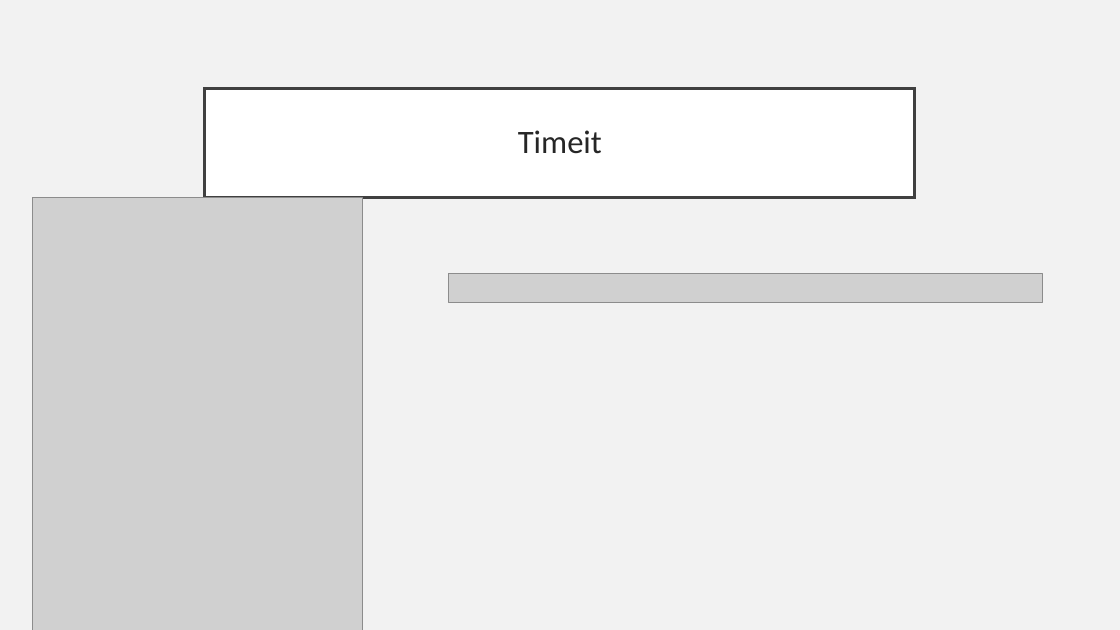
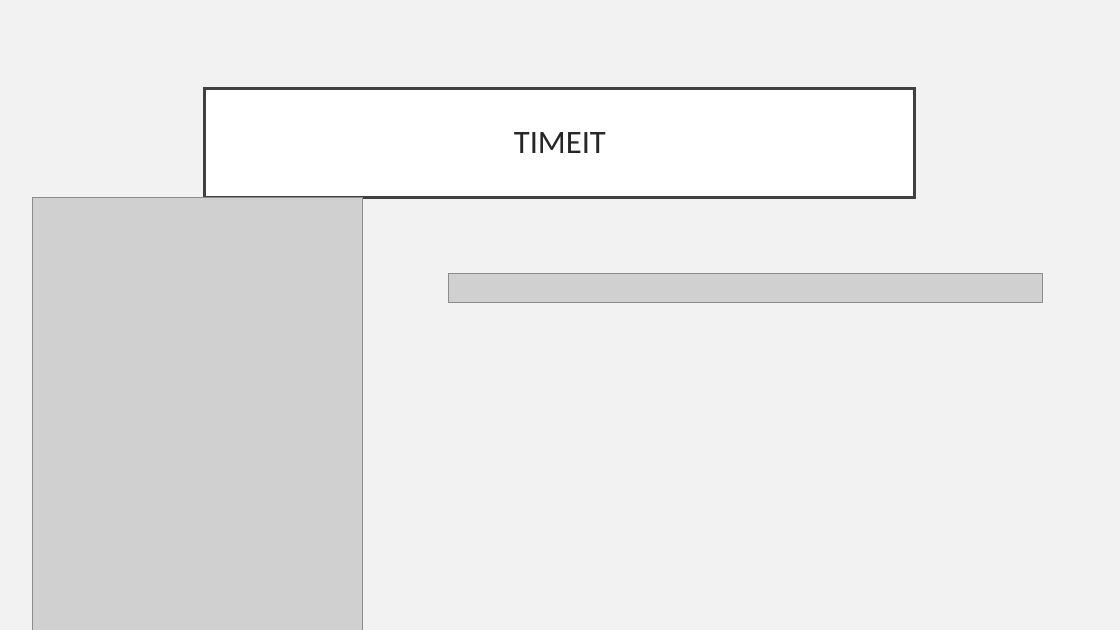
Before and after one commit to PoowadolRungtabnapa/Problem-Solving, a slide deck: slide 7 of Shell Sort.ppt. Drawn at 1120x630 pixels with LibreOffice and Linux fonts; fonts in the diff are those of the drawing; grey boxes stand for pictures. Boxes give left, top, right and bottom in pixels: in the first picture for what was removed or moved away, otherwise in the second. Text is boxed around its words. In the diff, an @@ line names an element or a change of style, - is before the commit and + after.

```diff
--- a/Shell Sort.ppt
+++ b/Shell Sort.ppt
@@ title at (514,132,606,153): text changed @@
-Timeit
+TIMEIT
```
Also in this commit, not shown: 6 other slides changed, 1 slide added, 4 other files.
